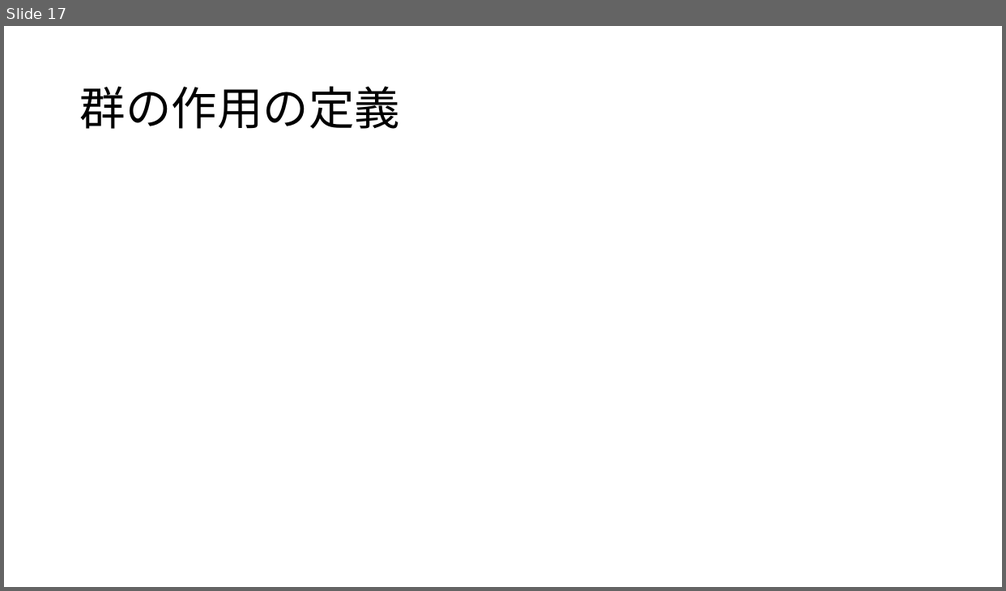
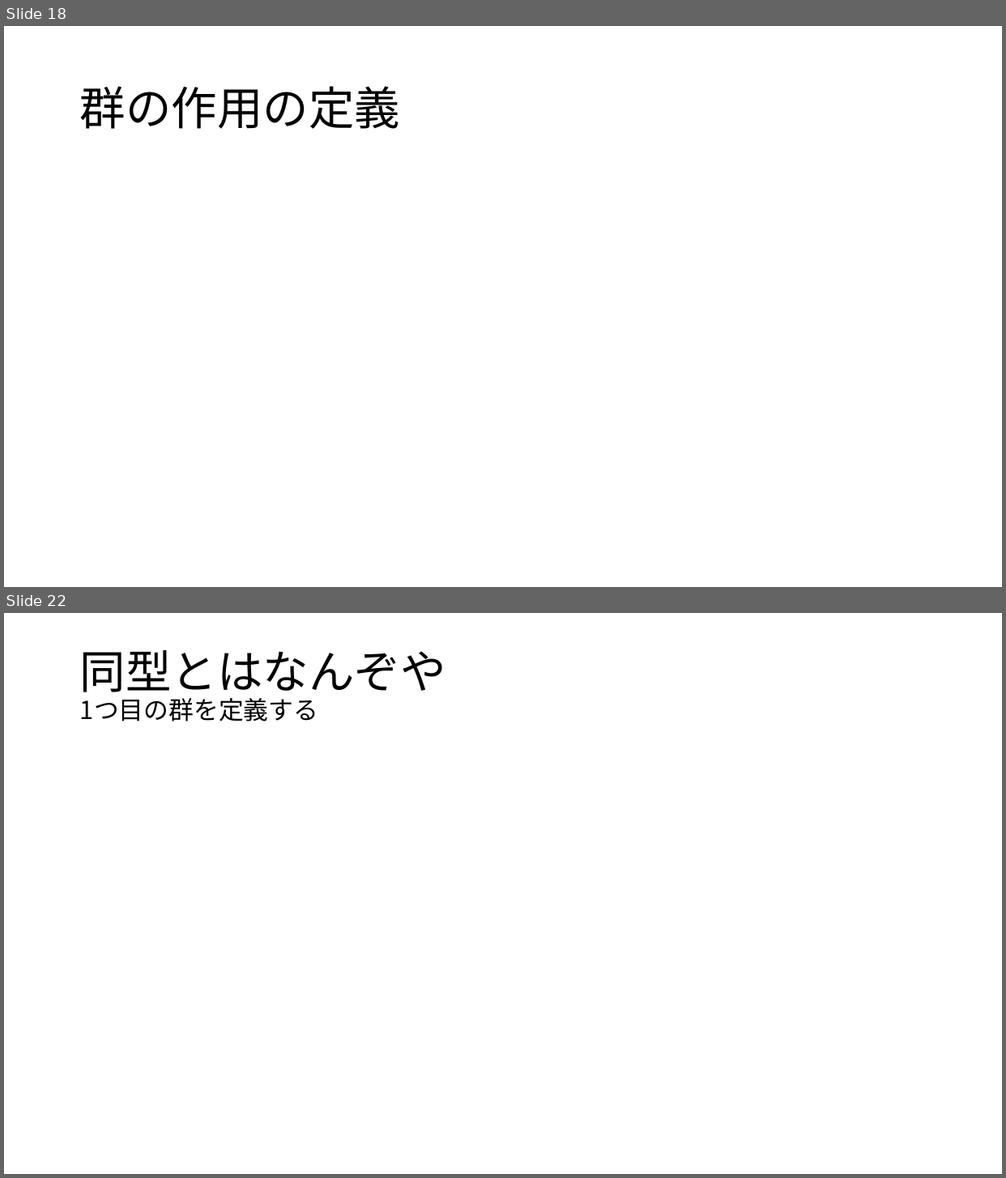
Before and after one commit to math-er/hyperbolic-space, a slide deck: section1(導入と一次分数変換)/群の気持ち.pptx. Shown one above the other, each under a label of ours: slide 17 before the commit, slides 18 and 22 after it; the slides between them are not shown. The pictures are 1006x591 and 1006x1178 pixels, drawn with LibreOffice and Linux fonts; fonts in the diff are those of the drawing; grey boxes stand for pictures. Boxes give left, top, right and bottom in pixels: in the first picture for what was removed or moved away, otherwise in the second. Text is boxed around its words. In the diff, an @@ line names an element or a change of style, - is before the commit and + after.

```diff
--- a/section1(導入と一次分数変換)/群の気持ち.pptx
+++ b/section1(導入と一次分数変換)/群の気持ち.pptx
@@ slide 22 added at (4,613,1002,1174), background #FFFFFF @@
@@ title added at (80,650,446,722), 24 pt, text #000000 @@
+同型とはなんぞや
+1つ目の群を定義する
@@ what was slide 17 is now slide 18 @@
```
Also in this commit, not shown: 2 slides changed, 8 other slides added.
